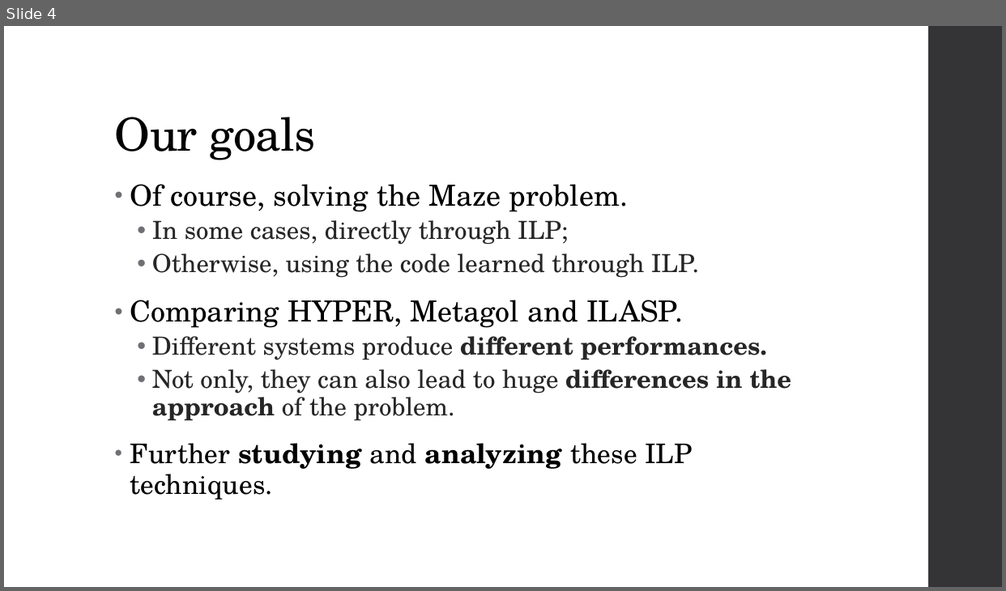
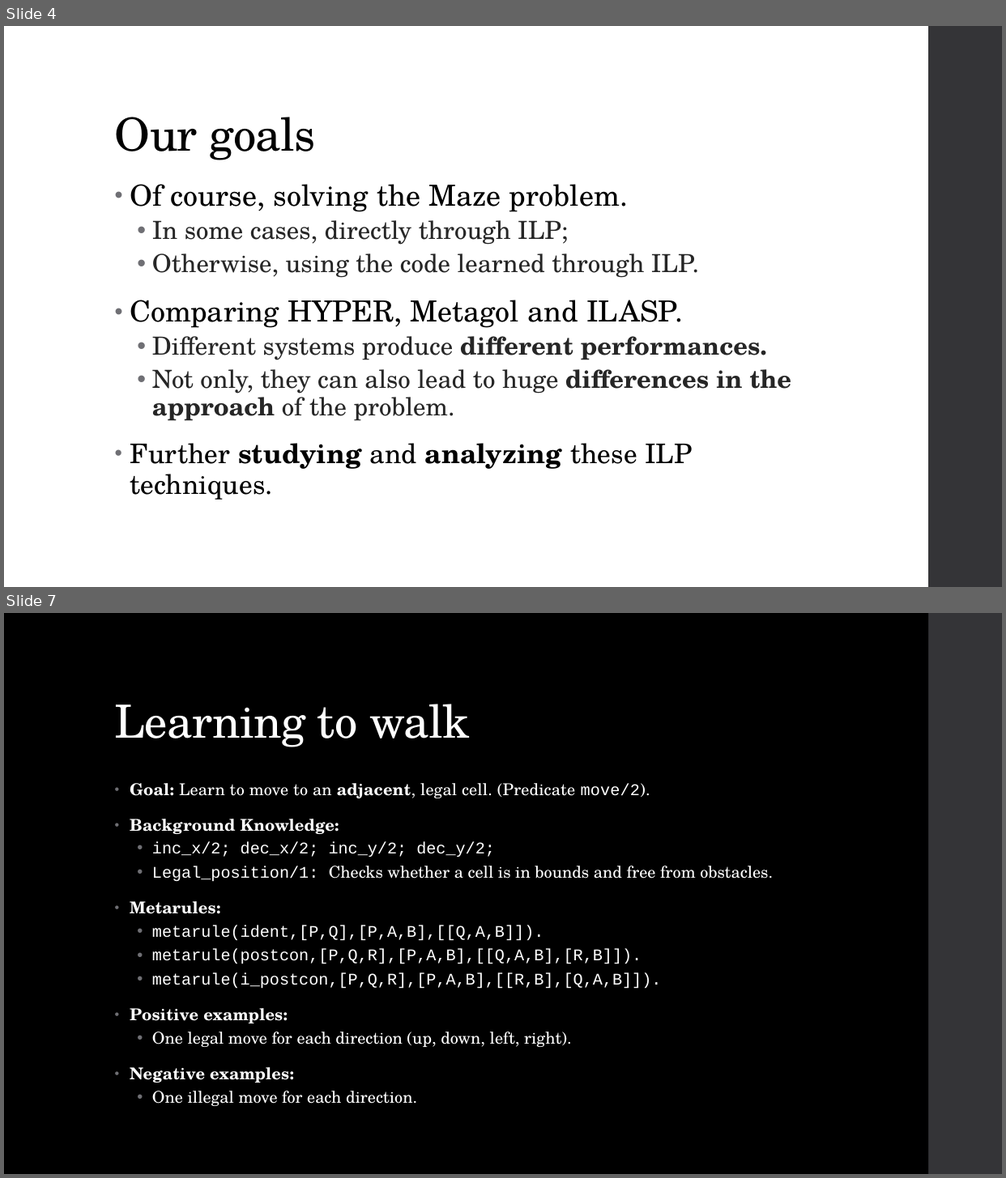
Before and after one commit to Alex-Dell1/ATAI_Maze_Project, a slide deck: ATAI_Presentation.pptx. Shown one above the other, each under a label of ours: slide 4 before the commit, slides 4 and 7 after it; the slides between them are not shown. The pictures are 1006x591 and 1006x1178 pixels, drawn with LibreOffice and Linux fonts; fonts in the diff are those of the drawing; background and template pictures are left out; a plain dark background stands for a picture behind light text. Boxes give left, top, right and bottom in pixels: in the first picture for what was removed or moved away, otherwise in the second. Text is boxed around its words. In the diff, an @@ line names an element or a change of style, - is before the commit and + after.

```diff
--- a/ATAI_Presentation.pptx
+++ b/ATAI_Presentation.pptx
@@ slide 7 added at bbox=[4, 613, 1002, 1174], background picture (left out); not listed: 1 template element that a slide beside it also shows @@
@@ rectangle added at bbox=[4, 613, 928, 1174], fill #000000 @@
@@ title added at bbox=[115, 704, 470, 747], 44 pt, text #FFFFFF @@
+Learning to walk
@@ text added at bbox=[130, 783, 773, 1106], 15.7 pt, text #FFFFFF @@
+• Goal: Learn to move to an adjacent, legal cell. (Predicate move/2).
+• Background Knowledge:
+  • inc_x/2; dec_x/2; inc_y/2; dec_y/2;
+  • Legal_position/1: Checks whether a cell is in bounds and free from obstacles.
+• Metarules:
+  • metarule(ident,[P,Q],[P,A,B],[[Q,A,B]]).
+  • metarule(postcon,[P,Q,R],[P,A,B],[[Q,A,B],[R,B]]).
+  • metarule(i_postcon,[P,Q,R],[P,A,B],[[R,B],[Q,A,B]]).
+• Positive examples:
+  • One legal move for each direction (up, down, left, right).
+• Negative examples:
+  • One illegal move for each direction.
```
Also in this commit, not shown: 6 other slides added.
